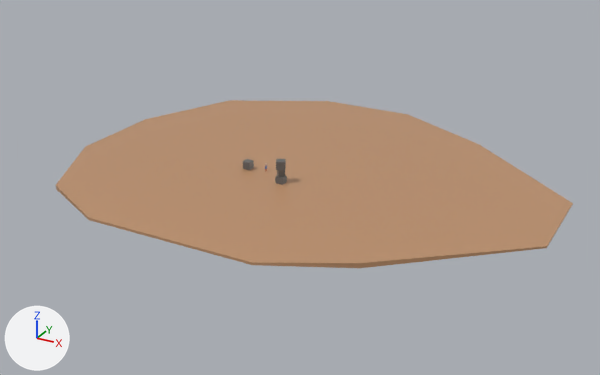
Two versions of the Blender file examples/assets/blender_models/player.blend, one commit apart.
The view is the same before and after, from a 50 mm lens placed at (100.7, -165.4, 80.8), pointed at (7.1, 4.8, -4.3). The axes (+X, +Y, +Z) are drawn at lower left. The lights are the same throughout.

The first picture shows 'world'.
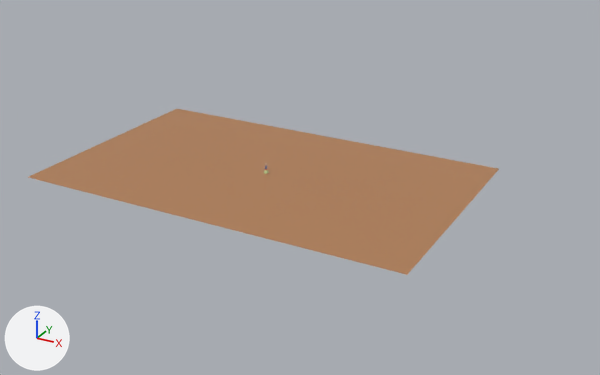
Patch to the scene script:
```diff
--- a/examples/assets/blender_models/player.blend.py
+++ b/examples/assets/blender_models/player.blend.py
@@ mat_material @@
+mat_material = principled_material('Material')
+mat_material.texture = img_low_poly_png
@@ me_plane @@
+me_plane.from_pydata(...)  # 4 vertices, 1 face; spans x -34.5..34.5, y -21.1..21.1, z 0.0
+me_plane.materials.append(mat_material)  # picture img_low_poly_png
@@ ob_world @@
-ob_world = bpy.data.objects.new('world', me_world)
-ob_world.location = (0.6, 2.3, 0.1)
@@ ob_world_1 @@
+ob_world_1 = bpy.data.objects.new('World', me_plane)
+ob_world_1.location = (0.0, 0.0, 0.0)
+ob_world_1.scale = (1.47, 1.47, 1.47)
```

Where the change shows, as pixel boxes (x1, y1, x2, y2) in the pictures (600 x 375 px):
'world', deleted (brown): before (56, 100, 573, 268)
'World', added (brown): after (28, 109, 499, 275)
